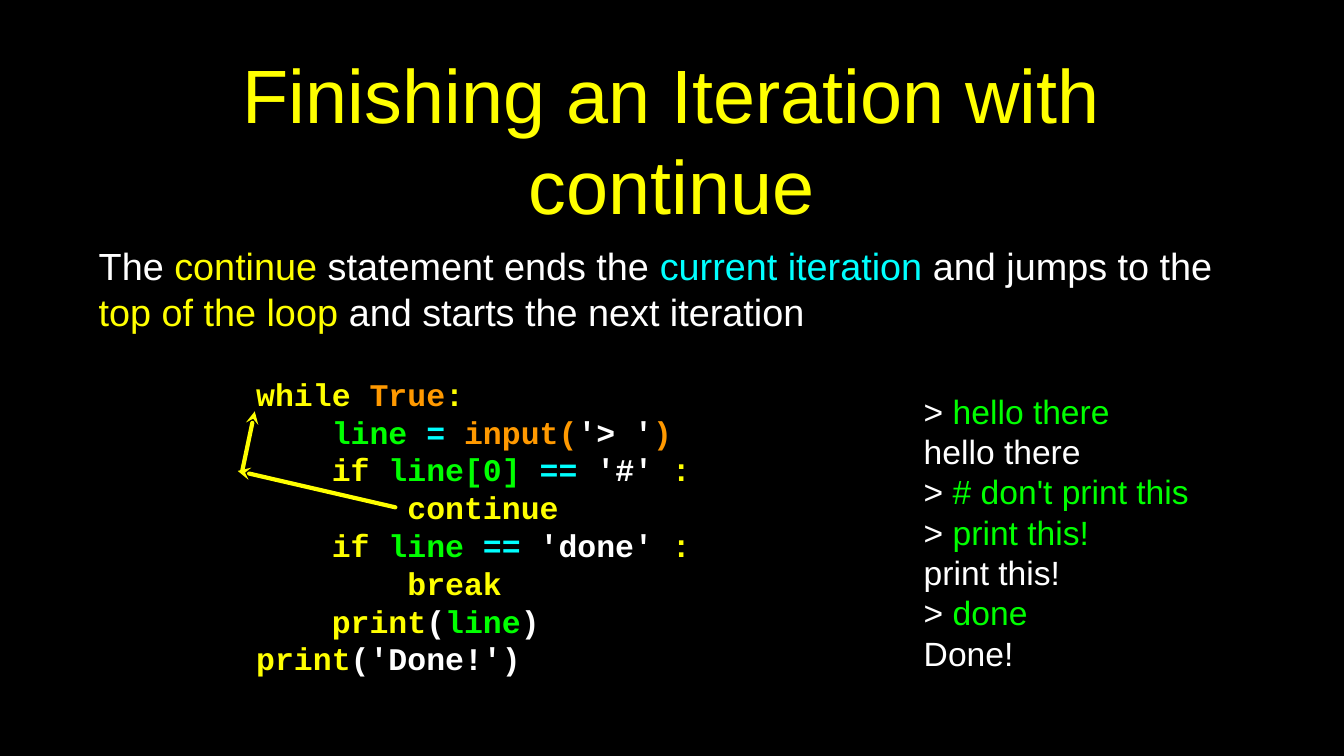
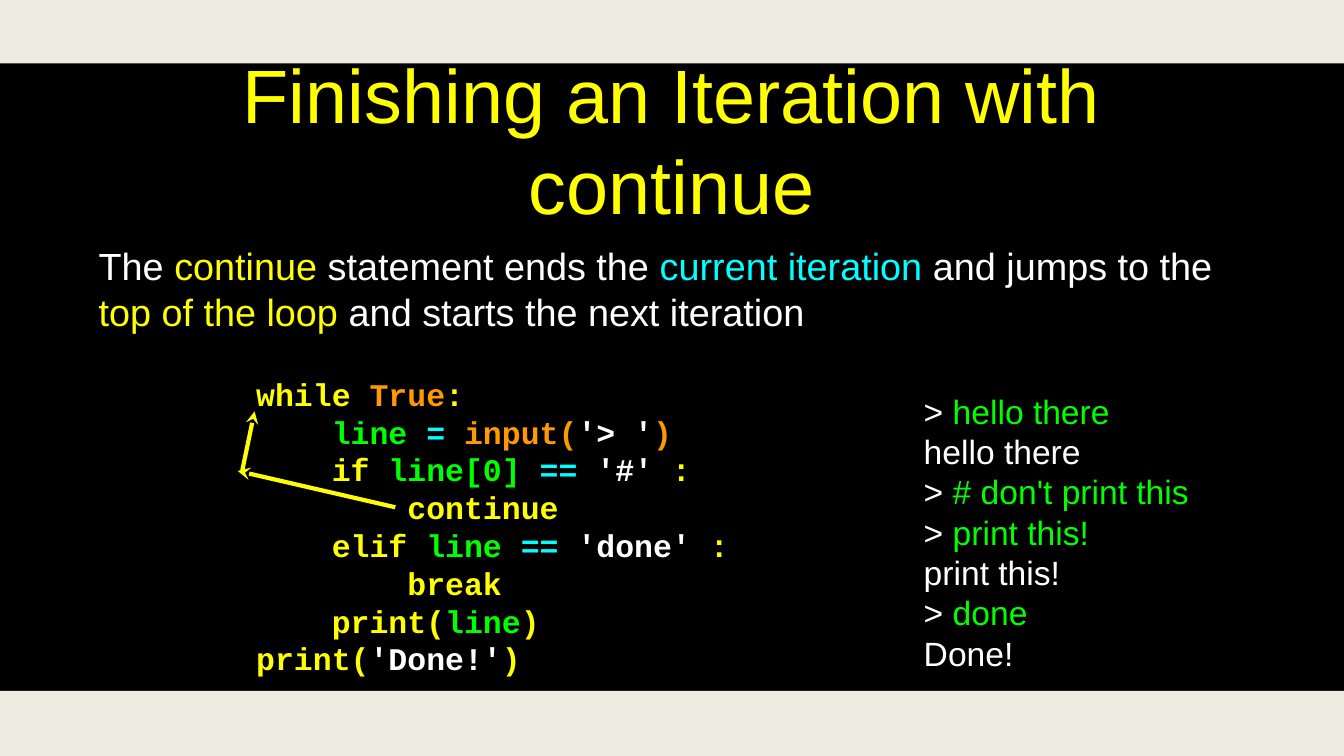
Before and after one commit to csev/py4e, a slide deck: slide 9 of lectures3/Pythonlearn-05-Iterations.pptx. Drawn at 1344x756 pixels with LibreOffice and Linux fonts; fonts in the diff are those of the drawing. Boxes give left, top, right and bottom in pixels: in the first picture for what was removed or moved away, otherwise in the second. Text is boxed around its words. In the diff, an @@ line names an element or a change of style, - is before the commit and + after.

```diff
--- a/lectures3/Pythonlearn-05-Iterations.pptx
+++ b/lectures3/Pythonlearn-05-Iterations.pptx
@@ rectangle added at box(0, 0, 1344, 63), fill #EEECE1 @@
@@ arrow removed from (395, 507) to (237, 471) @@
@@ freeform shape added at box(237, 471, 395, 507), outline #FFFF00 4 pt @@
@@ text at box(332, 534, 690, 558): text changed @@
-if line == 'done' :
+elif line == 'done' :
@@ text at box(256, 610, 540, 677): text colour #FFFFFF to #FFFF00 in "print(line)", "print('Done!')" @@
@@ rectangle at box(0, 691, 1344, 756): fill #000000 to #EEECE1 @@
```
Also in this commit, not shown: 51 other slides changed.
